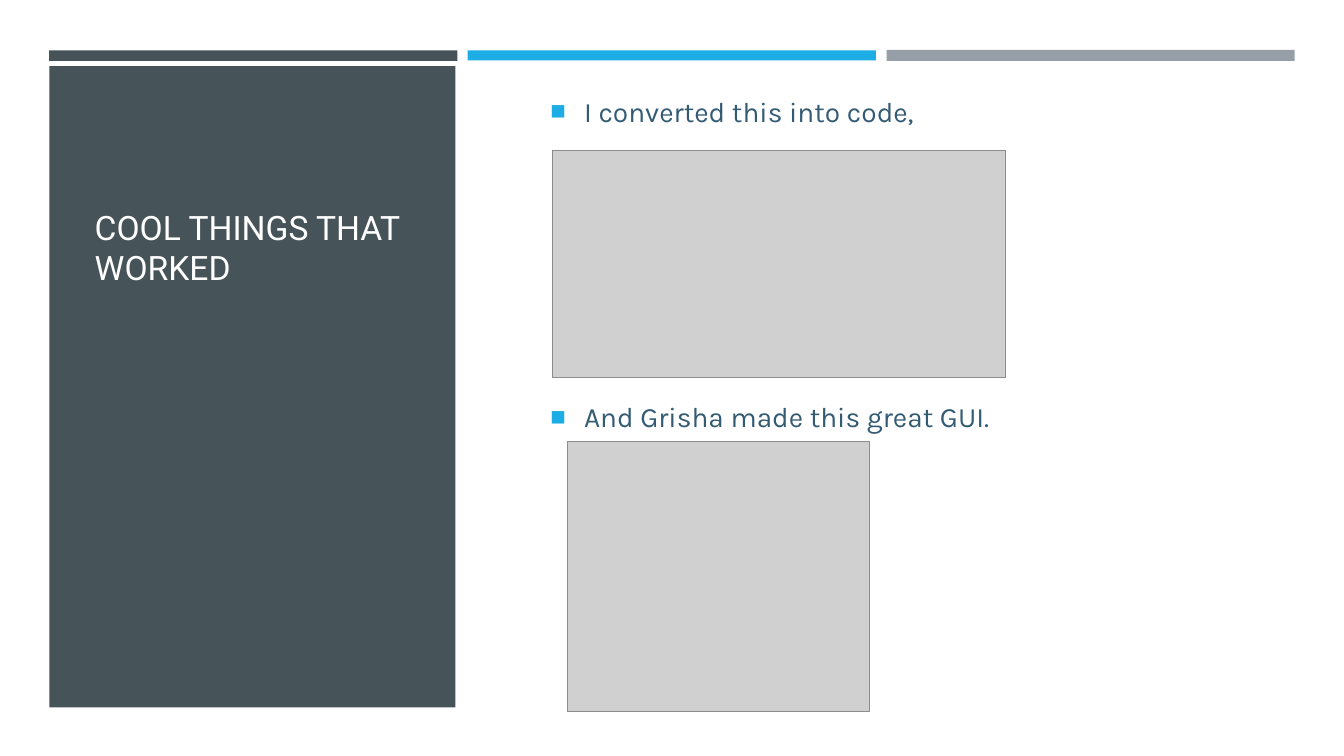
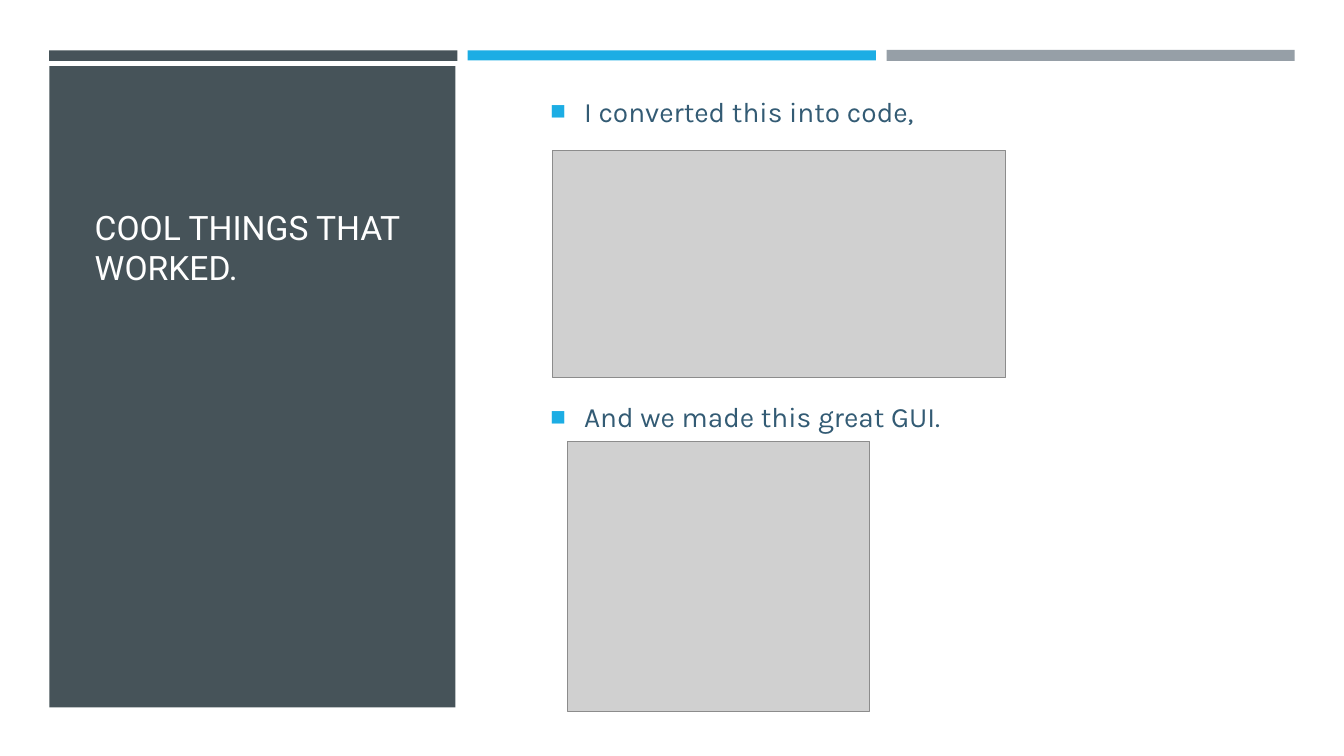
Before and after one commit to Flipkickisreal/Hackathon2020, a slide deck: slide 6 of AI Pathfinding algorithms..pptx. Drawn at 1344x756 pixels with LibreOffice and Linux fonts; fonts in the diff are those of the drawing; grey boxes stand for pictures. Boxes give left, top, right and bottom in pixels: in the first picture for what was removed or moved away, otherwise in the second. Text is boxed around its words. In the diff, an @@ line names an element or a change of style, - is before the commit and + after.

```diff
--- a/AI Pathfinding algorithms..pptx
+++ b/AI Pathfinding algorithms..pptx
@@ title at [95,216,400,281]: text changed @@
-COOL THINGS THAT WORKED
+COOL THINGS THAT WORKED.
@@ text at [584,407,940,434]: text changed @@
-■ And Grisha made this great GUI.
+■ And we made this great GUI.
```
Also in this commit, not shown: 5 other slides changed, 1 slide added.
